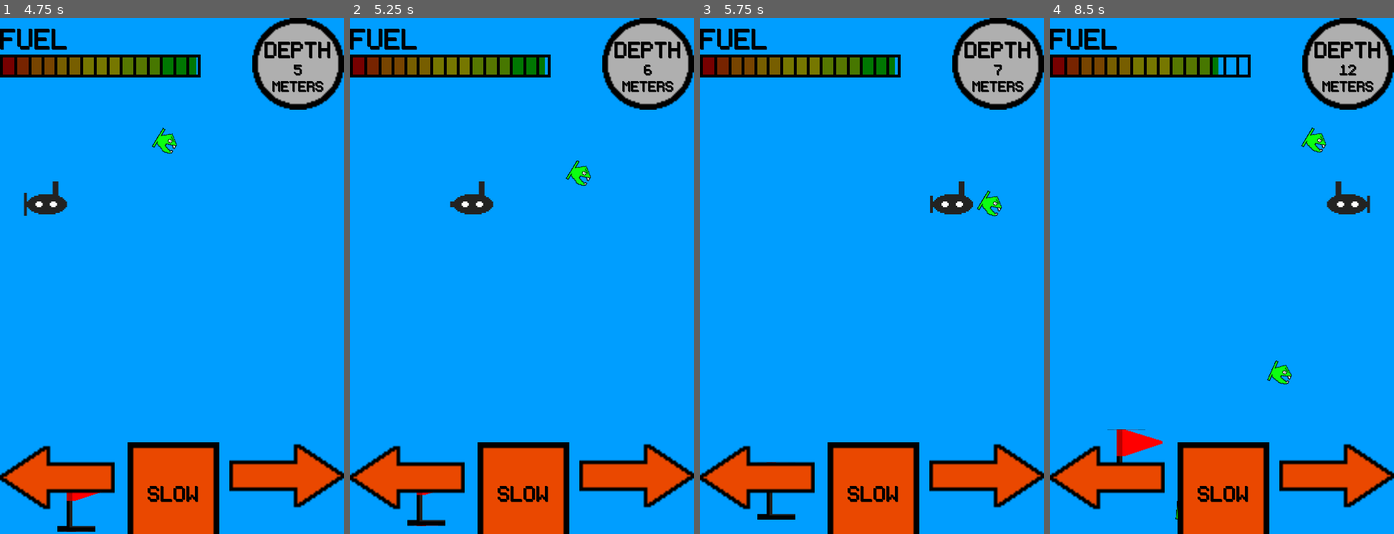
Above: before the commit, frames 1-4 (left to right).
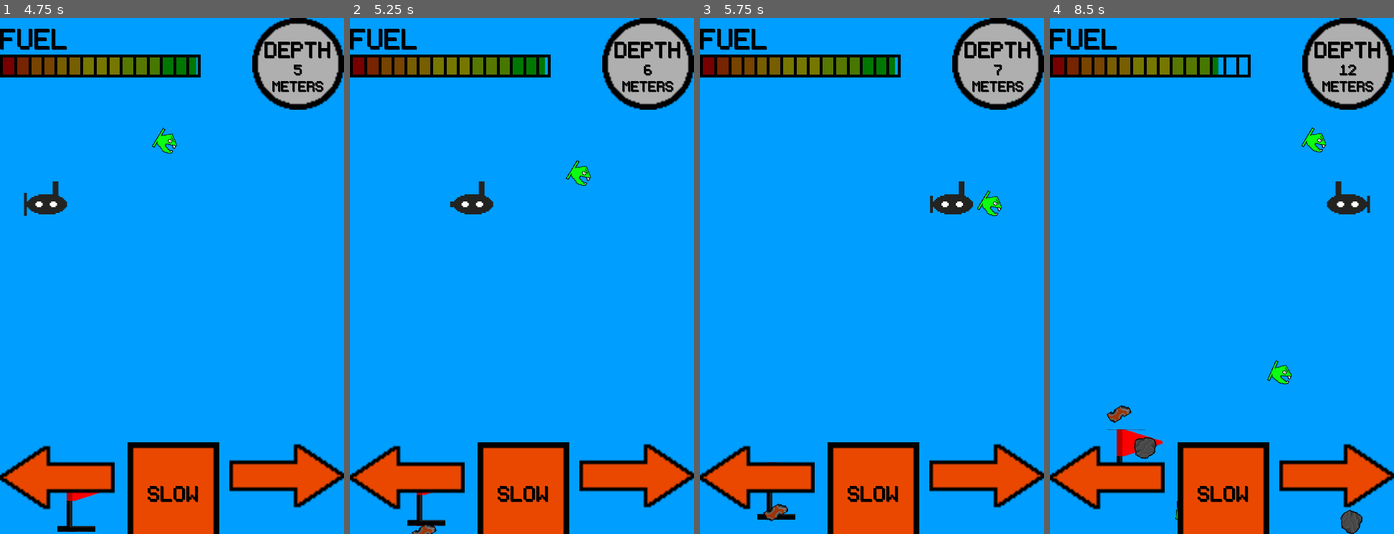
Above: after the commit, the same moments.

Repository: seb-navarro/Endless_Depth
Game: Godot game, scene res://Main/Main.tscn
The game is run twice, just before and just after one commit, with the same random seed, the same clock (stepped at 60 frames per second) and the same inputs.
Inputs:
- Up to frame 1 (4.75 s): hold D (move_right) 0.53-2.03 s; hold A (move_left) 2.03-4.28 s; hold D (move_right) from 4.28 s (still down)
- Up to frame 2 (5.25 s): keep holding D (move_right)
- Up to frame 3 (5.75 s): keep holding D (move_right)
- Up to frame 4 (8.5 s): release D (move_right) at 8.03 s; hold A (move_left) from 8.03 s (still down)

Frame 1 is identical in both runs. In frame 2, less than 0.1% of the frame differs, in the area x 17-26%, y 98-100%; in frame 3, 0.1%; in frame 4, 0.6%, in the area x 16-92%, y 75-100%.

Commit message:
Implemented floating obstacles

Diff:
--- a/Camera/camera_2d.gd
+++ b/Camera/camera_2d.gd
@@ -48,8 +48,22 @@
 
 func _on_obstacle_timer_timeout() -> void:
 	var choice = randf()
+	var obstacle
+	var screen_height = get_viewport().size.y
 
 	if choice > 0.5:
-		var obstacle_scene = rock_scene
+		obstacle = rock_scene.instantiate()
 	else:
-		var obstacle_scene = metal_scene
+		obstacle = metal_scene.instantiate()
+
+	var obstacle_spawn_location = $ObstaclePath/ObstacleSpawnLocation
+	obstacle_spawn_location.progress_ratio = randf()
+
+	obstacle.rotation = randf_range(0, 360)
+
+	obstacle.position = obstacle_spawn_location.position
+
+	obstacle.linear_velocity = Vector2(0, -50)
+
+
+	add_child(obstacle)
--- a/Main/main.gd
+++ b/Main/main.gd
@@ -31,11 +31,13 @@
 
 func _on_start_timer_timeout() -> void:
 	$Player/Camera2D/EnemyTimer.start()
+	$Player/Camera2D/ObstacleTimer.start()
 	$FuelDeplete.start()
 	$DepthTimer.start()
 
 func game_over():
 	$Player/Camera2D/EnemyTimer.stop()
+	$Player/Camera2D/ObstacleTimer.stop()
 	$FuelDeplete.stop()
 	$DepthTimer.stop()
 	$HUD.show_game_over()
--- a/Obstacles/Metal/MetalObstacle.tscn
+++ b/Obstacles/Metal/MetalObstacle.tscn
@@ -3,6 +3,8 @@
 [ext_resource type="Texture2D" uid="uid://4v6ihe2maj7u" path="res://assets/art/obstacles/Rusted Metal-1.png.png" id="1_tn20a"]
 
 [node name="MetalObstacle" type="RigidBody2D"]
+collision_mask = 0
+gravity_scale = 0.0
 
 [node name="Sprite2D" type="Sprite2D" parent="."]
 texture = ExtResource("1_tn20a")
--- a/Obstacles/Rock/RockObstacle.tscn
+++ b/Obstacles/Rock/RockObstacle.tscn
@@ -3,6 +3,8 @@
 [ext_resource type="Texture2D" uid="uid://xwrawm2q50k2" path="res://assets/art/obstacles/Rock-1.png.png" id="1_04i8a"]
 
 [node name="RockObstacle" type="RigidBody2D"]
+collision_mask = 0
+gravity_scale = 0.0
 
 [node name="Sprite2D" type="Sprite2D" parent="."]
 texture = ExtResource("1_04i8a")
